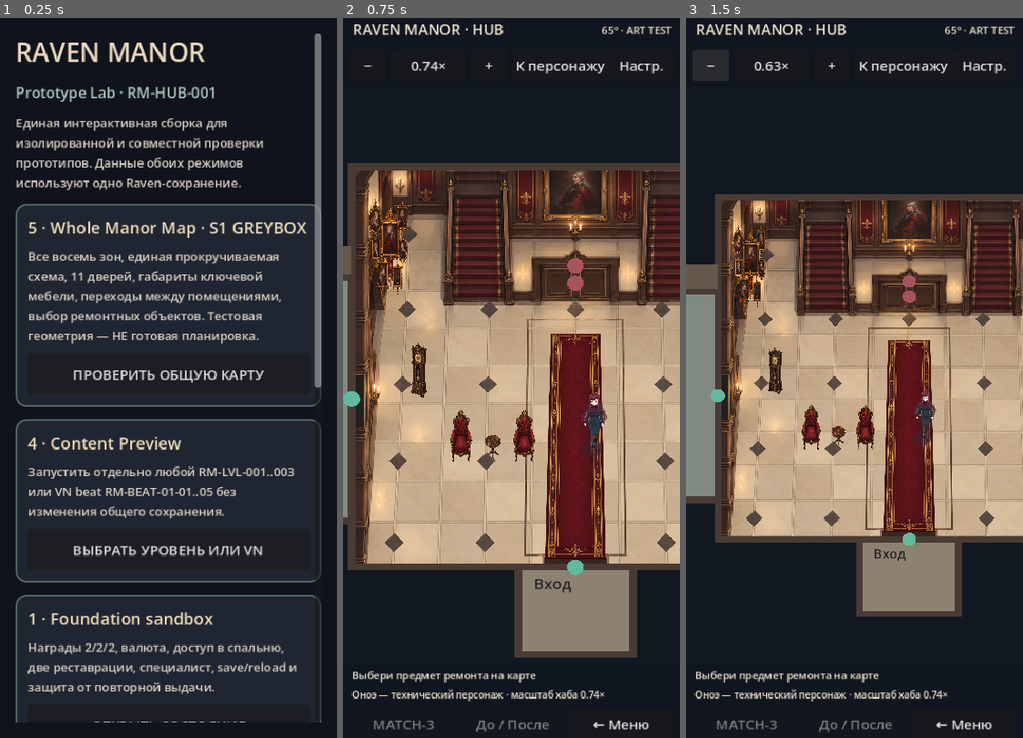
Above: before the commit, frames 1-3 (left to right).
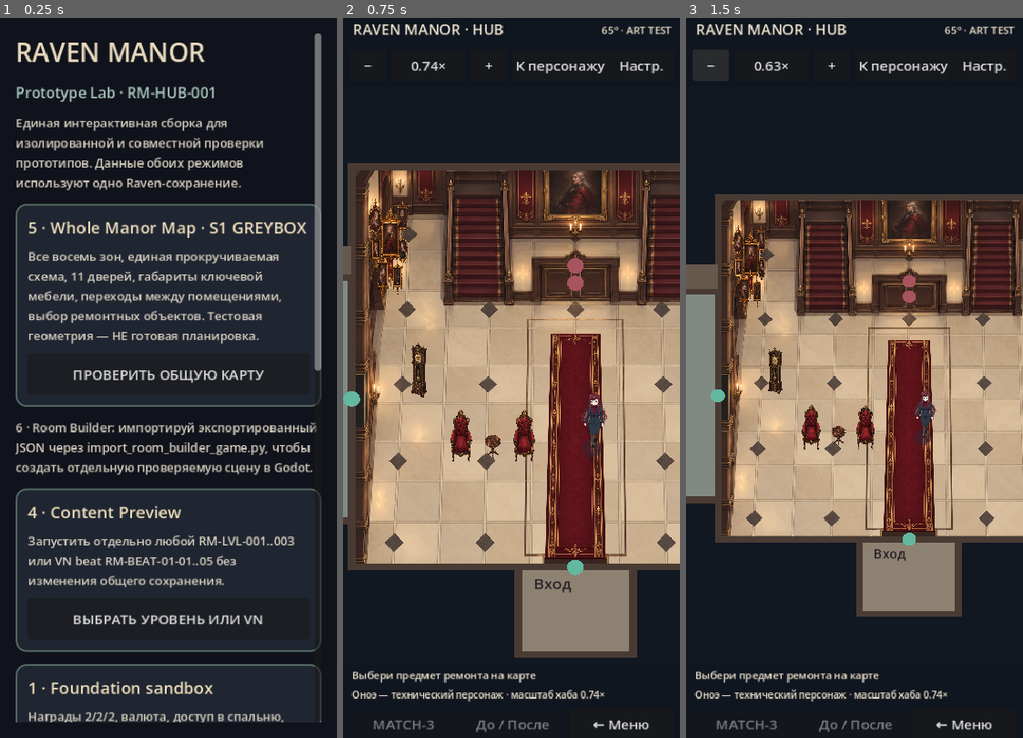
Above: after the commit, the same moments.

Repository: bezdredoff/RavenManor-Godot
Game: Godot game, scene res://scenes/raven/prototype_launcher.tscn
The game is run twice, just before and just after one commit, with the same random seed, the same clock (stepped at 60 frames per second) and the same inputs.
Inputs:
- Up to frame 1 (0.25 s): no input
- Up to frame 2 (0.75 s): click "ПРОВЕРИТЬ ОБЩУЮ КАРТУ" at 0.5 s
- Up to frame 3 (1.5 s): click "−" at 1.25 s

The runs differ from the first frame. In frame 1, 9.6% of the frame differs, in the area x 4-96%, y 48-98%; in frame 2, nothing differs; in frame 3, nothing differs.

Commit message:
Expose imported Builder room scene as isolated Prototype Lab visual preview

Diff:
--- a/scripts/raven/prototype_launcher.gd
+++ b/scripts/raven/prototype_launcher.gd
@@ -5,6 +5,7 @@
 const WHOLE_MAP_SCENE := "res://scenes/raven/season1_map_greybox.tscn"
 const VERTICAL_SLICE_SCENE := "res://scenes/raven/vertical_slice.tscn"
 const CONTENT_PREVIEW_SCENE := "res://scenes/raven/content_preview.tscn"
+const BUILDER_GAME_PREVIEW_SCENE := "res://scenes/raven/generated/RM_ROOM_HALL_GamePreview.tscn"
 
 
 func _ready() -> void:
@@ -24,6 +25,16 @@
 		"ПРОВЕРИТЬ ОБЩУЮ КАРТУ",
 		_open.bind(WHOLE_MAP_SCENE)
 	))
+
+	if ResourceLoader.exists(BUILDER_GAME_PREVIEW_SCENE):
+		column.add_child(_card(
+			"6 · Room Builder → Godot · DRAFT",
+			"Отдельная импортированная сцена холла: PNG, игровые 65° и расстановка мебели. Это тестовая композиция без сюжетной навигации, коллизий и сохранений.",
+			"ПРОВЕРИТЬ ИМПОРТИРОВАННУЮ КОМНАТУ",
+			_open.bind(BUILDER_GAME_PREVIEW_SCENE)
+		))
+	else:
+		column.add_child(_paragraph("6 · Room Builder: импортируй экспортированный JSON через import_room_builder_game.py, чтобы создать отдельную проверяемую сцену в Godot."))
 	column.add_child(_card(
 		"4 · Content Preview",
 		"Запустить отдельно любой RM-LVL-001..003 или VN beat RM-BEAT-01-01..05 без изменения общего сохранения.",
